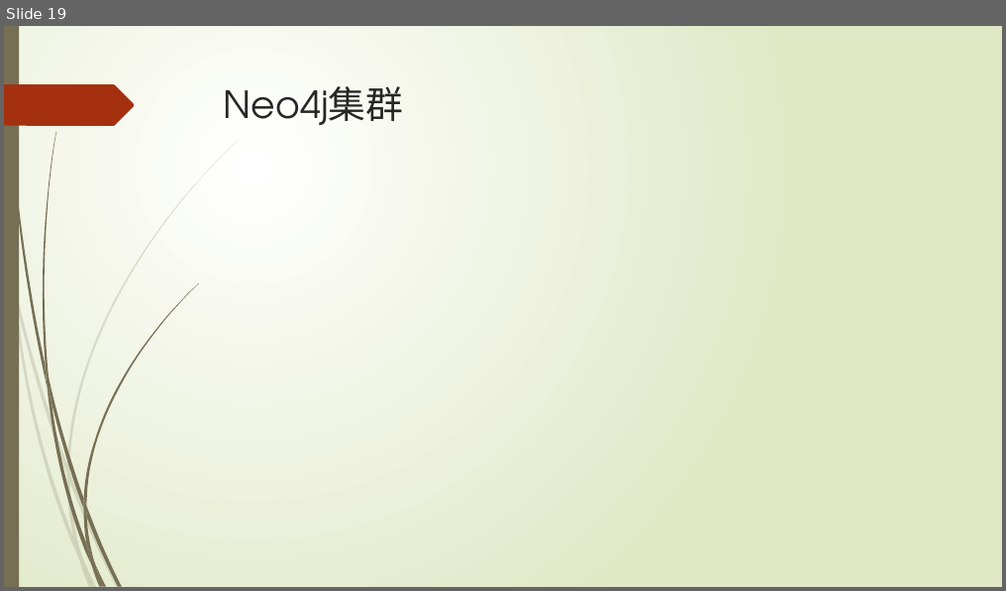
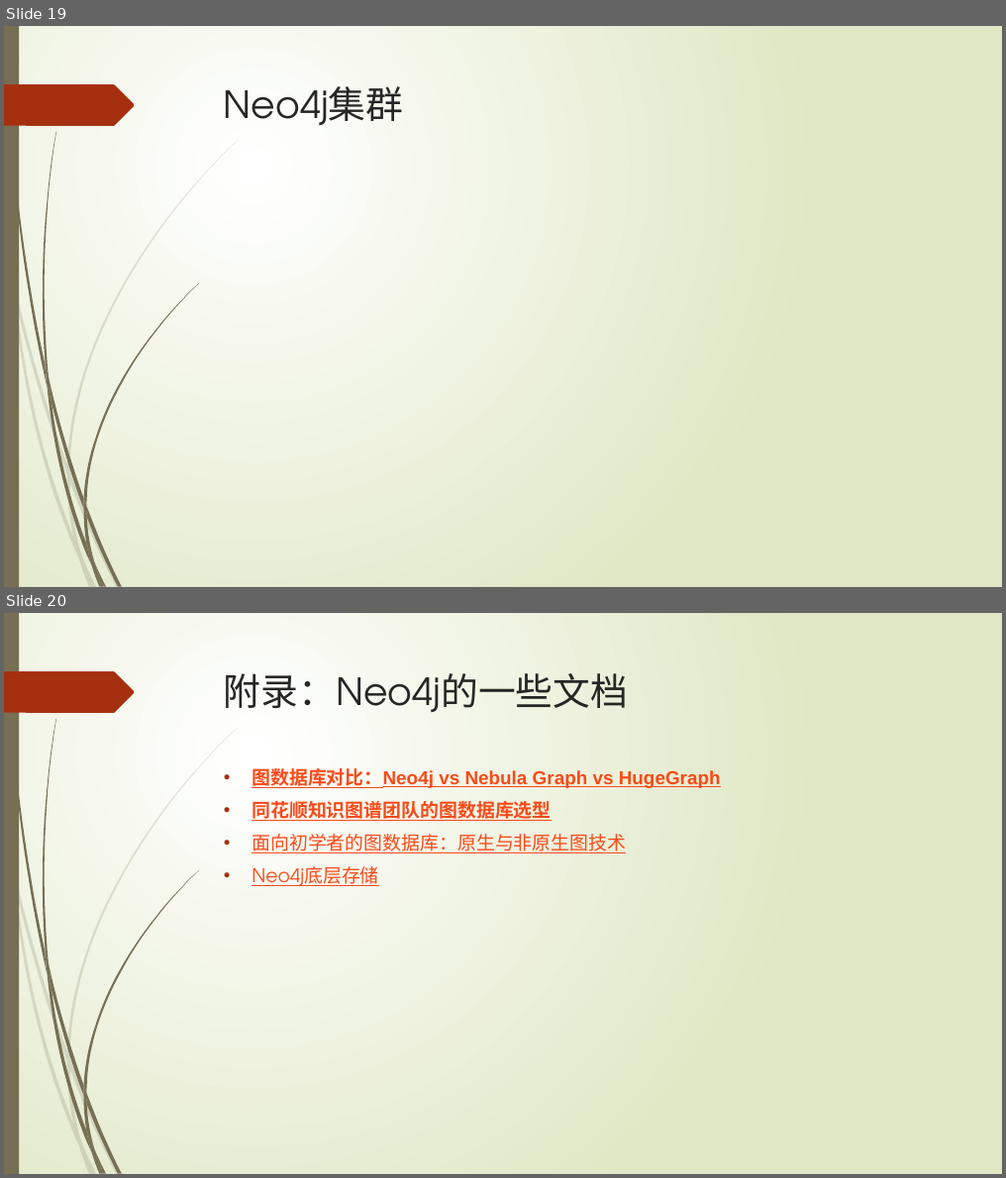
Before and after one commit to xljnc/thor, a slide deck: doc/Neo4j简介.pptx. Shown one above the other, each under a label of ours: slide 19 before the commit, slides 19 and 20 after it. The pictures are 1006x591 and 1006x1178 pixels, drawn with LibreOffice and Linux fonts; fonts in the diff are those of the drawing. Boxes give left, top, right and bottom in pixels: in the first picture for what was removed or moved away, otherwise in the second. Text is boxed around its words. In the diff, an @@ line names an element or a change of style, - is before the commit and + after.

Commit message:
文档 by qiyu 2023-03-22

```diff
--- a/doc/Neo4j简介.pptx
+++ b/doc/Neo4j简介.pptx
@@ slide 20 added at <box>4,613,1002,1174</box>, background gradient #FFFFFF to #DFE8C4; not listed: 24 template elements that a slide beside it also shows @@
@@ title added at <box>224,673,628,712</box>, 36 pt, text #262626 @@
+附录：Neo4j的一些文档
@@ text added at <box>252,768,721,886</box>, 18 pt, text #FB4A18, bold, underline @@
+• 图数据库对比：Neo4j vs Nebula Graph vs HugeGraph
+• 同花顺知识图谱团队的图数据库选型
+• 面向初学者的图数据库：原生与非原生图技术
+• Neo4j底层存储
```
Also in this commit, not shown: 1 other slide added, 1 slide removed.
